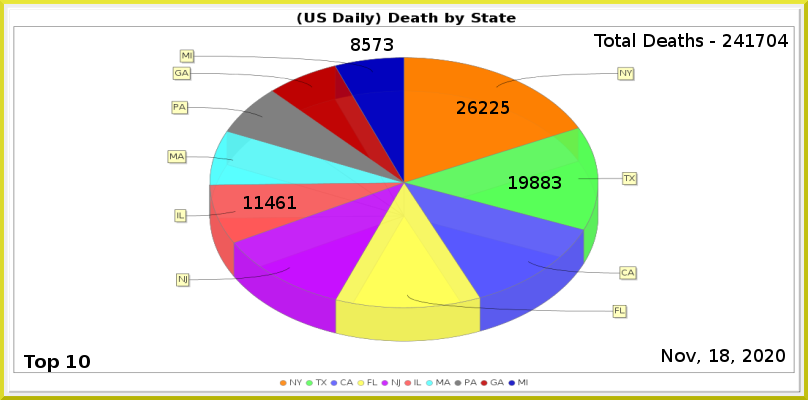
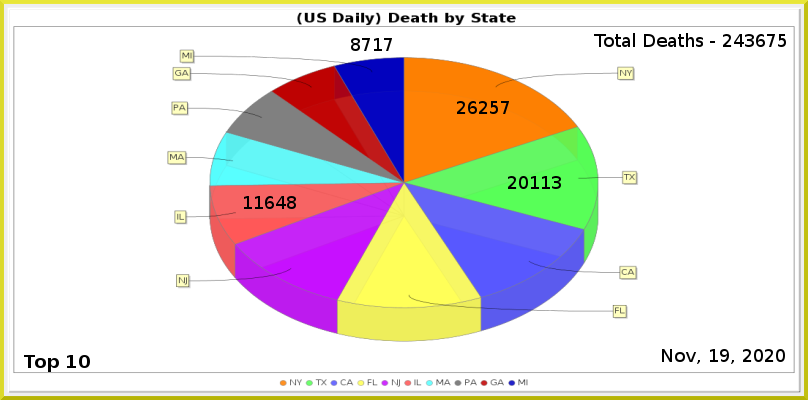
The second w=808, h=400 image is a revision of the first. Changes to its layers:
painted on "Least" over [362, 38, 393, 51]
painted on "6" over [265, 196, 296, 209]
painted on "2" over [508, 176, 550, 189]
painted on "1" over [490, 101, 509, 114]
renamed "Total Deaths - 241704" to "Total Deaths - 243675", painted on it over [745, 34, 788, 47]
painted on "Current Date" over [720, 349, 729, 362]
painted on "Death_by_State.png" over [167, 49, 639, 342]
